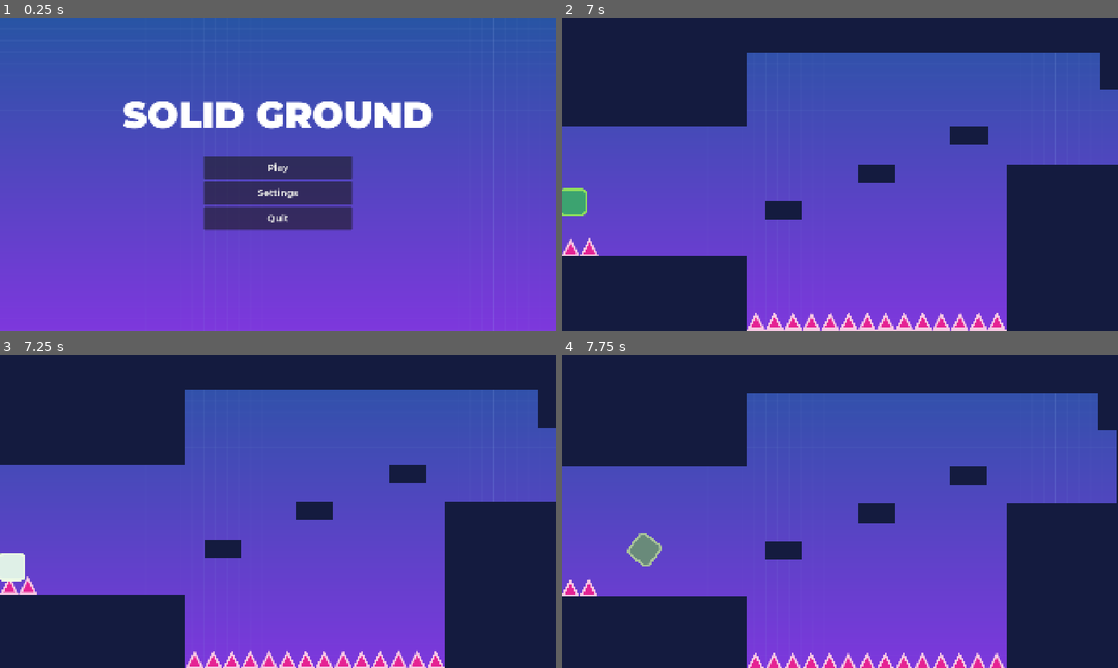
Above: before the commit, frames 1-4 (two rows, left to right).
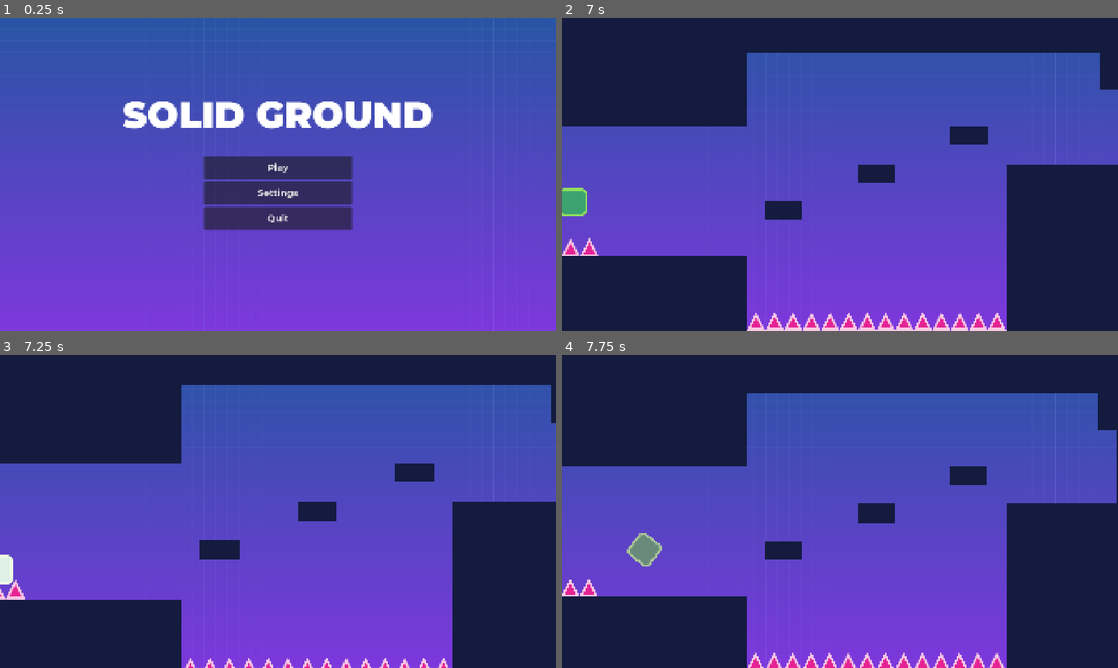
Above: after the commit, the same moments.

Repository: noor-shalaby/solid-ground
Game: Godot game, scene res://scenes/ui/main_menu.tscn
Two runs of this game, one before a commit and one after it. Both use one fixed random seed, a clock stepped at 60 frames per second and the inputs below. Sound files missing from this copy of the repository are replaced by a short silence.
Inputs (mouse positions are in pixels of both pictures, inside the frame that each line leads up to):
- Up to frame 1 (0.25 s): no input
- Up to frame 2 (7 s): click "Play" at 0.5 s; tap Enter (ui_accept) at 1.25 s; move the mouse to (867, 174) at 1.27 s; hold Up (ui_up) 1.28-6.53 s; tap W (jump) at 1.52, 2.27, 3.77, 4.52, 5.27, 6.77 s; move the mouse to (812, 174) at 2.02 s; move the mouse to (851, 168) at 2.77 s; move the mouse to (834, 180) at 3.52 s; move the mouse to (878, 177) at 4.27 s; move the mouse to (795, 171) at 5.02 s; move the mouse to (845, 174) at 5.77 s; move the mouse to (817, 168) at 6.52 s; hold A (left) from 6.53 s (still down)
- Up to frame 3 (7.25 s): keep holding A (left)
- Up to frame 4 (7.75 s): move the mouse to (867, 511) at 7.27 s; release A (left) at 7.28 s; hold Up (ui_up) from 7.28 s (still down); tap W (jump) at 7.52 s

Frames 1-2 are identical in both runs. In frame 3, 5.1% of the frame differs, in the area x 0-100%, y 9-100%; in frame 4, nothing differs.

Commit message:
Add: camera zoom effect on player death

Diff:
--- a/scripts/player_dead.gd
+++ b/scripts/player_dead.gd
@@ -10,8 +10,10 @@
 	create_tween().tween_method(set_bw, 0.0, 1.0, death_sound.stream.get_length())
 
 	Engine.time_scale = 0.1
+	CamCtrl.cam.zoom = Vector2(1.05, 1.05)
 	await get_tree().create_timer(0.2, true, false, true).timeout
 	Engine.time_scale = 1.0
+	CamCtrl.cam.zoom = Vector2.ONE
 	if Settings.audio:
 		death_sound.volume_linear *= Settings.audio_val
 		death_sound.play()
